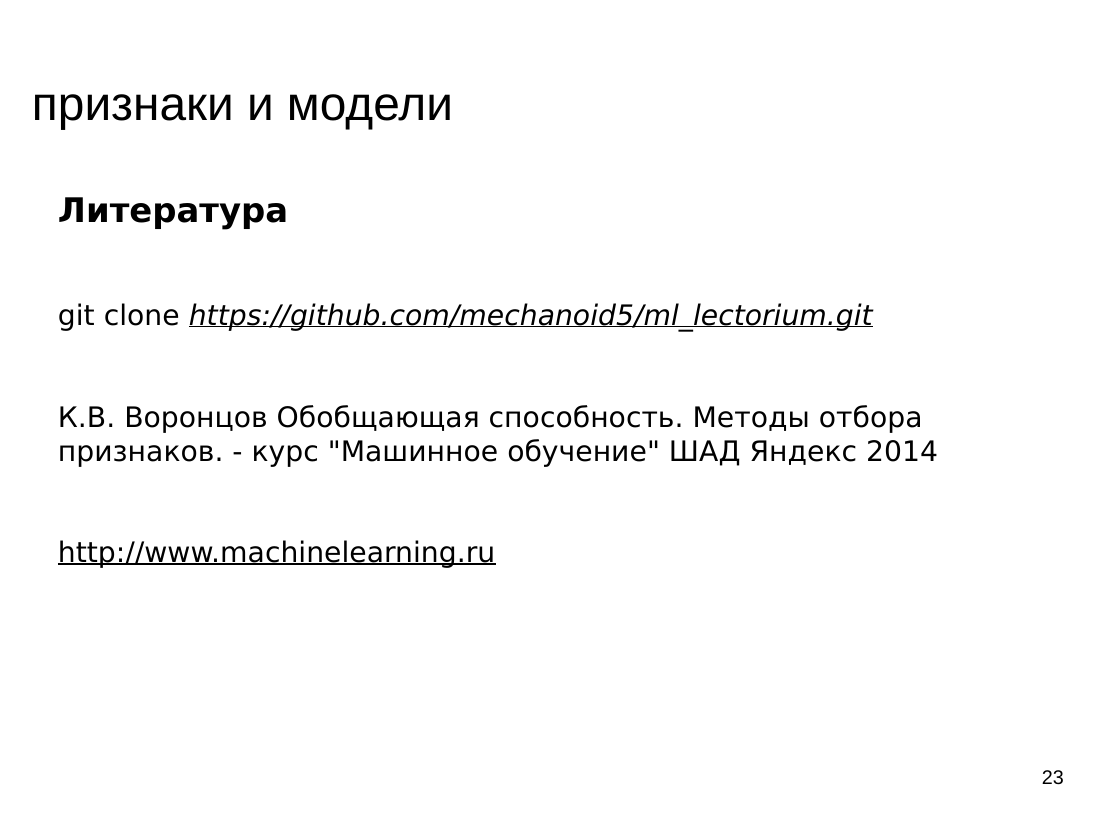
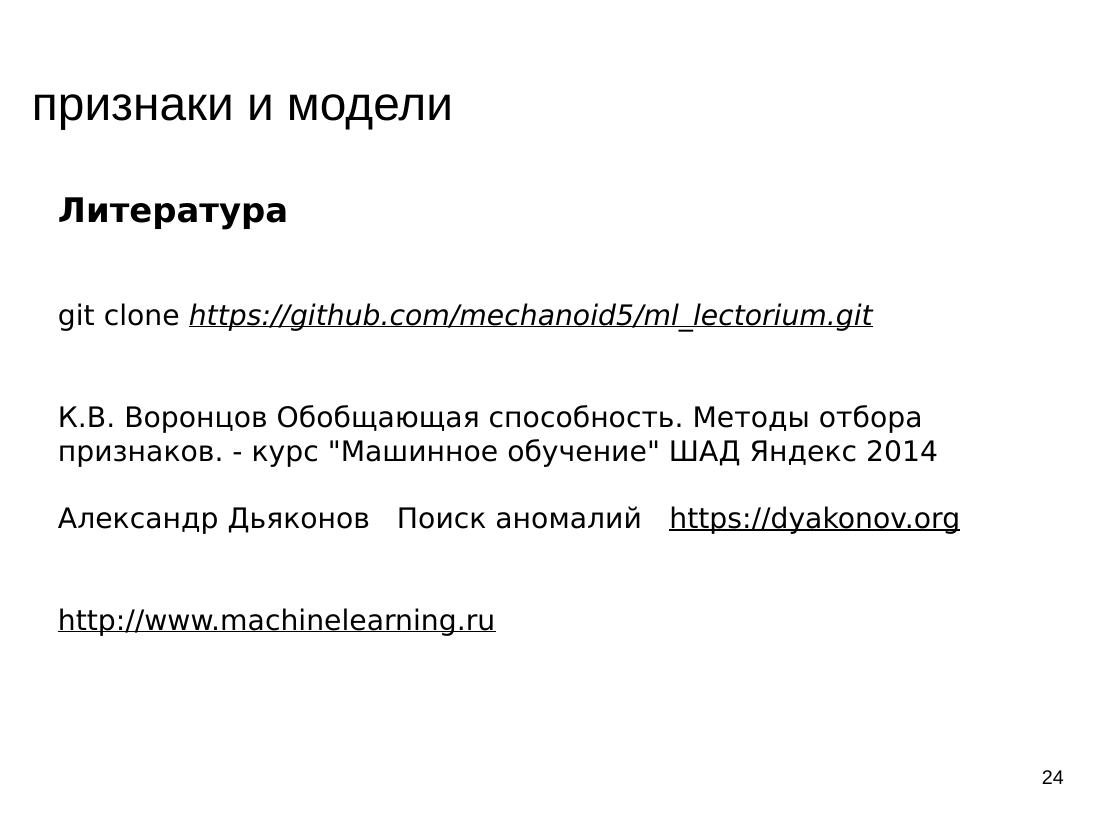
Before and after one commit to mechanoid5/ml_lectorium_legacy, a slide deck: slide 24 of 12-fetch-anomal.odp (slide 23 before the commit). Drawn at 1120x840 pixels with LibreOffice and Linux fonts; fonts in the diff are those of the drawing; background and template pictures are left out. Boxes give left, top, right and bottom in pixels: in the first picture for what was removed or moved away, otherwise in the second. Text is boxed around its words. In the diff, an @@ line names an element or a change of style, - is before the commit and + after.

```diff
--- a/12-fetch-anomal.odp
+++ b/12-fetch-anomal.odp
@@ text at (x1=58, y1=506, x2=960, y2=534): paragraph added @@
+Александр Дьяконов Поиск аномалий https://dyakonov.org
@@ page number at (x1=1042, y1=770, x2=1064, y2=784): text changed @@
-23
+24
```
Also in this commit, not shown: 1 other slide changed, 2 slides added, 1 slide removed.
